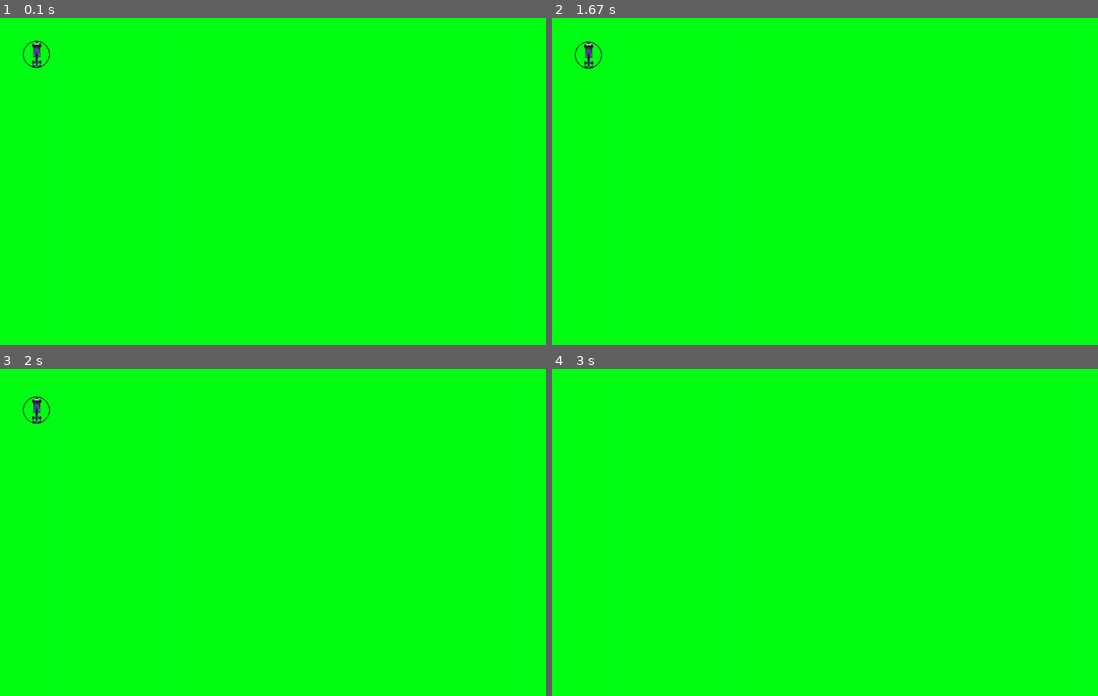
Above: before the commit, frames 1-4 (two rows, left to right).
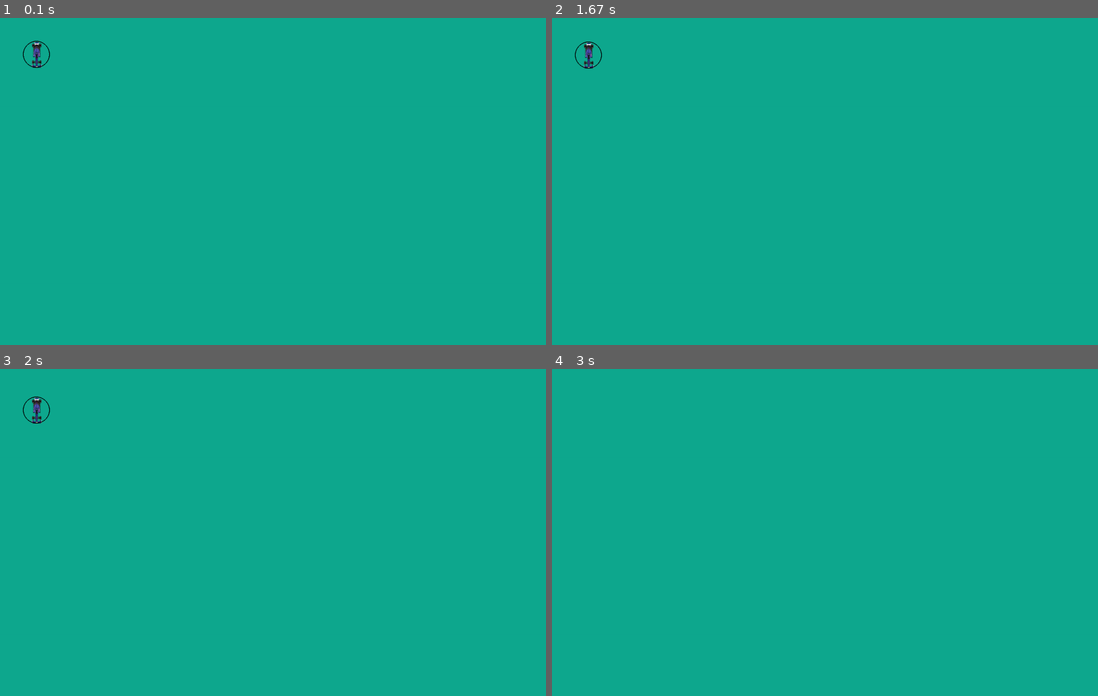
Above: after the commit, the same moments.

Repository: branrickman/pygame-vehicle-player-object
Game: pygame game, started from src/main.py
Two runs of this game, one before a commit and one after it. Both use one fixed random seed, a clock stepped at 60 frames per second and the inputs below.
Inputs:
- Up to frame 1 (0.1 s): no input
- Up to frame 2 (1.67 s): tap W at 0.33, 1 s; tap S at 0.67 s
- Up to frame 3 (2 s): hold Up from 1.83 s (still down)
- Up to frame 4 (3 s): release Up at 2.3 s; hold Right 2.33-2.8 s; hold Left from 2.83 s (still down)

The runs differ from the first frame. In frame 1, 100% of the frame differs, in the area x 0-100%, y 0-100%; in frame 2, 100%; in frame 3, 100%; in frame 4, 100%.

Commit message:
Adds readme.md and requirements.txt

Diff:
--- a/src/main.py
+++ b/src/main.py
@@ -12,13 +12,16 @@
 clock = pygame.time.Clock()
 FPS = 30
 
+# Colors as always via https://coolors.co
+GREEN = '#0FA98F'  # "zomp" green
+
 
 def blitRotate(image, pos, originPos, angle):
     # offset from pivot to center
     image_rect = image.get_rect(topleft=(pos[0] - originPos[0], pos[1] - originPos[1]))
     offset_center_to_pivot = pygame.math.Vector2(pos) - image_rect.center
 
-    # roatated offset from pivot to center
+    # rotated offset from pivot to center
     rotated_offset = offset_center_to_pivot.rotate(-angle)
 
     # rotated image center
@@ -149,7 +152,7 @@
             if event.key == pygame.K_s:
                 player.braking = False
 
-    window.fill((0, 255, 20))
+    window.fill(GREEN)
     pygame.draw.line(window, [0, 0, 0], player.rect.center, (player.rect.centerx + player.dir[0],  player.rect.centery + player.dir[1]))
 
     player.update()
Not shown, added: readme.md
Not shown, added: requirements.txt
